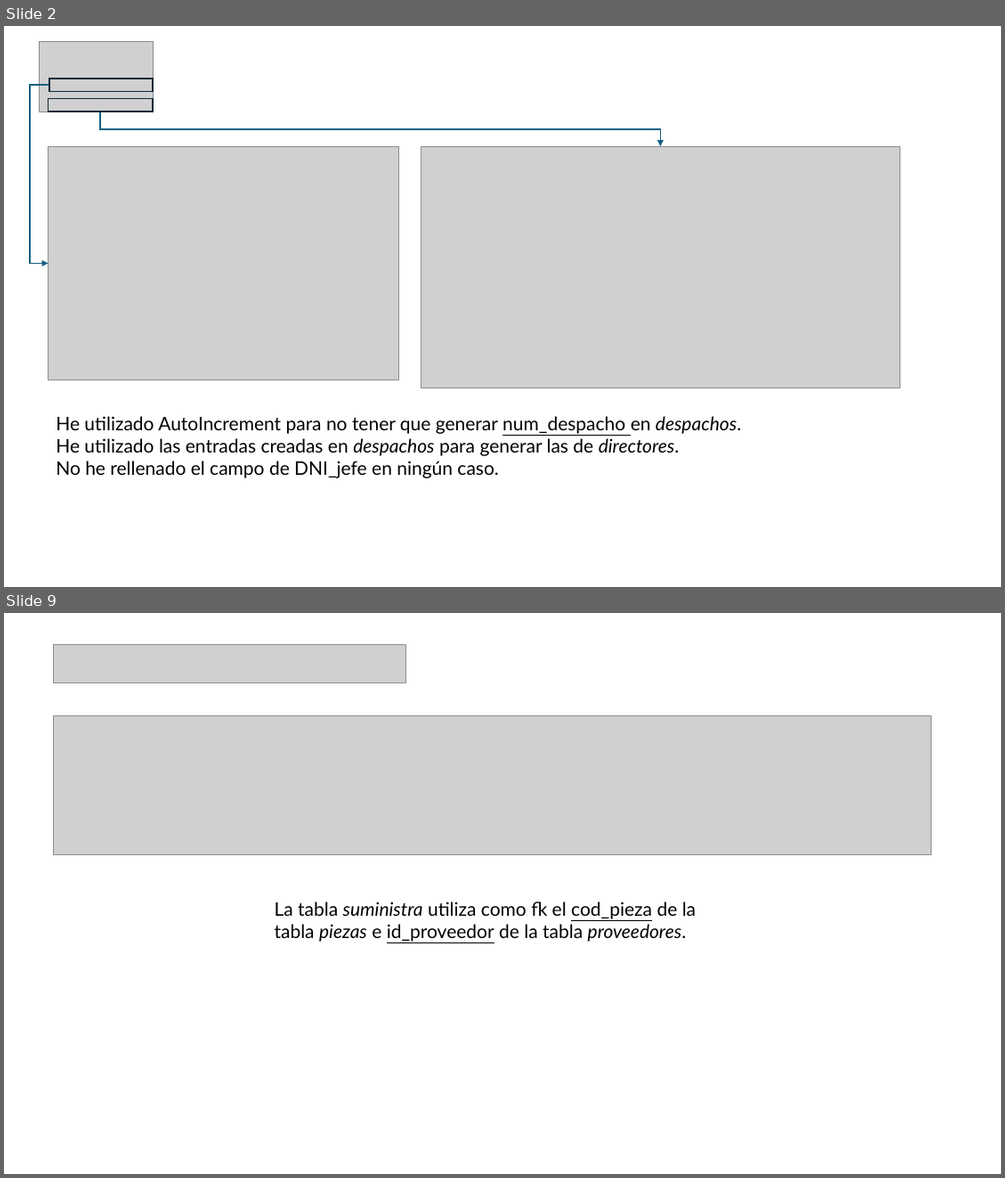
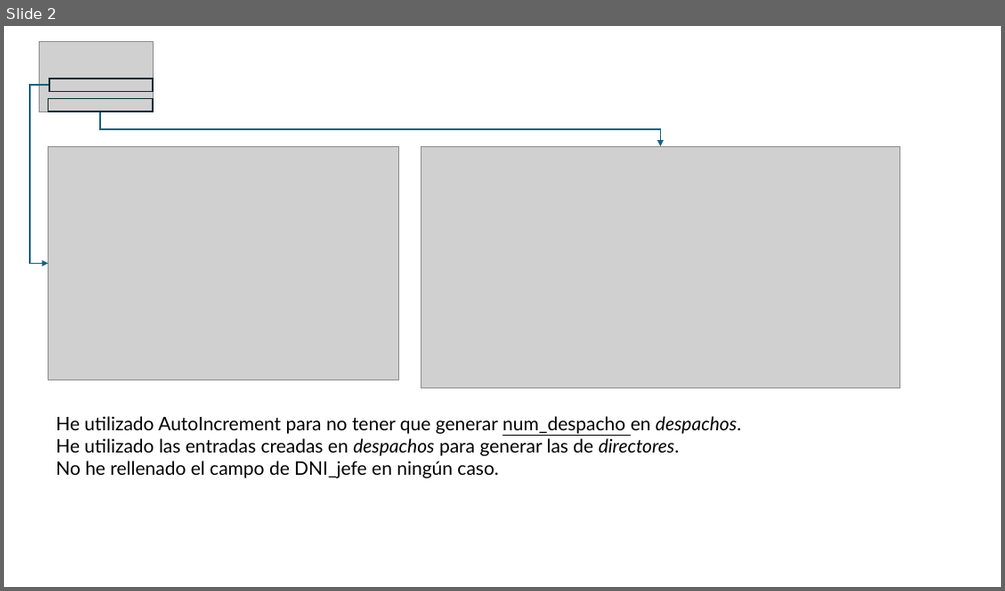
Before and after one commit to AchillesD9-Alex/-2024-Java-Angular-Bootcamp, a slide deck: [JAVA]/C3/TA15/ta15.pptx. Shown one above the other, each under a label of ours: slides 2 and 9 before the commit, slide 2 after it; the slides between them are not shown. The pictures are 1005x1178 and 1005x591 pixels, drawn with LibreOffice and Linux fonts; fonts in the diff are those of the drawing; grey boxes stand for pictures. Boxes give left, top, right and bottom in pixels: in the first picture for what was removed or moved away, otherwise in the second. Text is boxed around its words. In the diff, an @@ line names an element or a change of style, - is before the commit and + after.

```diff
--- a/[JAVA]/C3/TA15/ta15.pptx
+++ b/[JAVA]/C3/TA15/ta15.pptx
@@ slide 9 removed at box(4, 613, 1001, 1174), background #FFFFFF @@
@@ picture removed at box(53, 645, 406, 683) @@
@@ picture removed at box(53, 716, 931, 854) @@
@@ text removed at box(275, 901, 696, 941) @@
-La tabla suministra utiliza como fk el cod_pieza de la tabla piezas e id_proveedor de la tabla proveedores.
```
Also in this commit, not shown: 2 slides changed, 2 slides added, 9 other slides removed, 1 other file.
